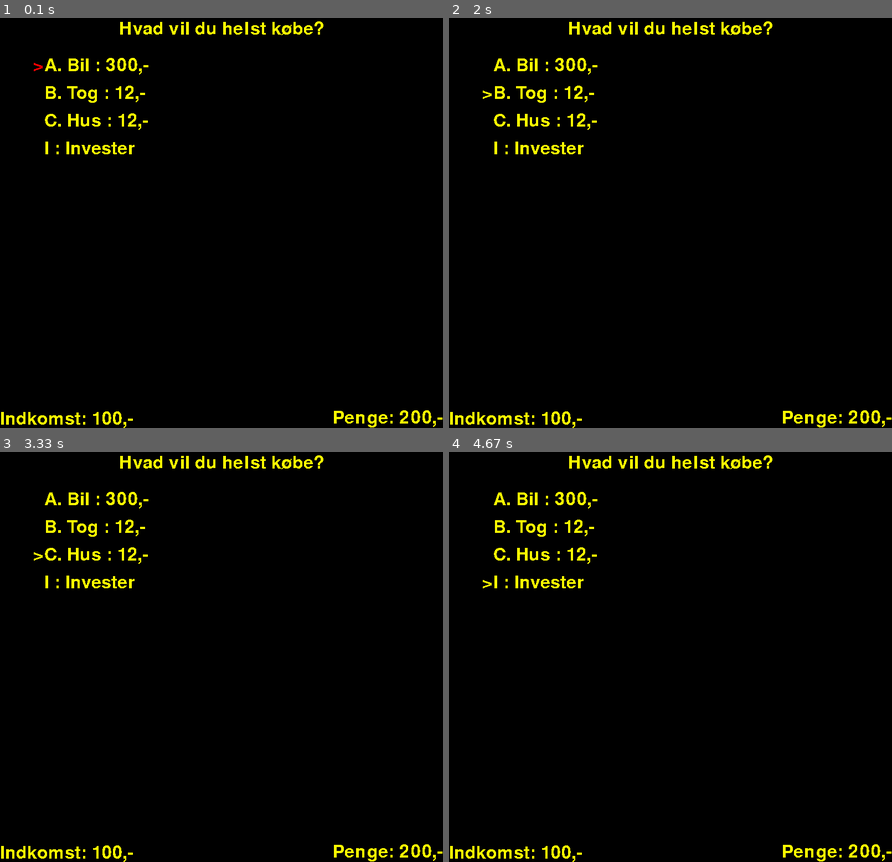
Above: before the commit, frames 1-4 (two rows, left to right).
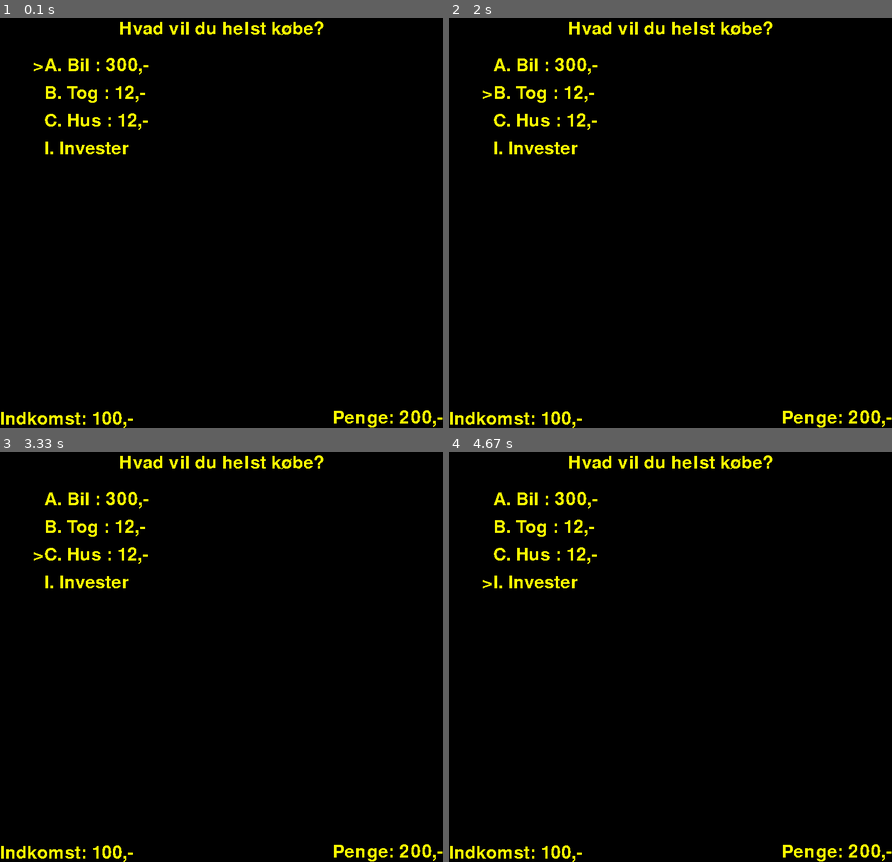
Above: after the commit, the same moments.

Repository: toke-dk/FIRE-game
Game: pygame game, started from main.py
Same seed, same stepped clock (60 frames per second), same inputs: the game is played once before the commit and once after it.
Inputs:
- Up to frame 1 (0.1 s): no input
- Up to frame 2 (2 s): tap A at 0.33 s; tap B at 1.67 s
- Up to frame 3 (3.33 s): tap C at 3 s
- Up to frame 4 (4.67 s): tap I at 4.43 s

The runs differ from the first frame. In frame 1, 0.2% of the frame differs, in the area x 7-31%, y 10-34%; in frame 2, 0.2%; in frame 3, 0.2%; in frame 4, 0.2%.

Commit message:
WIP: created a better version for the arrow, but without price

Diff:
--- a/main.py
+++ b/main.py
@@ -148,6 +148,7 @@
 c_color = (255,255,0)
 i_selected = False
 i_color = (255,255,0)
+arrow = {"is_selected" : True, "number" : 0, "color" : (255,255,0)}
 
 while running:
     for event in pygame.event.get():
@@ -179,39 +180,12 @@
         screen.blit(inkomst_tekst, inkomst_tekst_rect)
         screen.blit(question_text, question_text_rect)
 
-        if (a_selected):
-            if penge < quiz_set["valgmuligheder"][0]["pris"]:
-                a_color = (255, 0, 0)
-            a = font.render(f">", False, a_color)
-            a_rect = a.get_rect()
-
-            a_rect.topleft = (width // 10 - 20, height // 10 + 50 * 1)
-
-            screen.blit(a, a_rect)
-        elif (b_selected):
-            if penge < quiz_set["valgmuligheder"][1]["pris"]:
-                b_color = (255, 0, 0)
-            b = font.render(f">", False, b_color)
-            b_rect = b.get_rect()
-
-            b_rect.topleft = (width // 10 - 20, height // 10 + 50 * 2)
-
-            screen.blit(b, b_rect)
-        elif (c_selected):
-            if penge < quiz_set["valgmuligheder"][2]["pris"]:
-                c_color = (255, 0, 0)
-            b = font.render(f">", False, c_color)
-            b_rect = b.get_rect()
-            b_rect.topleft = (width // 10 - 20, height // 10 + 50 * 3)
-
-            screen.blit(b, b_rect)
-        elif (i_selected):
-            b = font.render(f">", False, i_color)
-            b_rect = b.get_rect()
-
-            b_rect.topleft = (width // 10 - 20, height // 10 + 50 * 4)
-
-            screen.blit(b, b_rect)
+        # the arrow
+        arrow_text = font.render(f">", False, arrow["color"])
+        arrow_text_rect = arrow_text.get_rect()
+        arrow_text_rect.topleft = (width // 10 - 20, height // 10 + 50 * (arrow["number"] + 1))
+        screen.blit(arrow_text, arrow_text_rect)
+
         # prints the options
         pos = 0
         for i in quiz_set["valgmuligheder"]:
@@ -221,7 +195,7 @@
             question_text_rect.topleft = (width // 10, height // 10 + pos)
             screen.blit(question_text, question_text_rect)
 
-        invester_tekst = font.render(f"I : Invester", False, (250, 250, 0))
+        invester_tekst = font.render(f"I. Invester", False, (250, 250, 0))
 
         invester_tekst_rect = invester_tekst.get_rect()
 
@@ -233,25 +207,15 @@
 
         if event.type == pygame.KEYDOWN and question_id != len(quiz_sets):
             if event.key == pygame.K_a:
-                a_selected = True
-                b_selected = False
-                c_selected = False
-                i_selected = False
+                arrow["number"] = 0
             if event.key == pygame.K_b:
-                a_selected = False
-                b_selected = True
-                c_selected = False
-                i_selected = False
+                arrow["number"] = 1
+
             if event.key == pygame.K_c:
-                a_selected = False
-                b_selected = False
-                c_selected = True
-                i_selected = False
+                arrow["number"] = 2
+
             if event.key == pygame.K_i:
-                a_selected = False
-                b_selected = False
-                c_selected = False
-                i_selected = True
+                arrow["number"] = 3
 
             if event.key == pygame.K_RETURN:
                 if a_selected and penge > quiz_set["valgmuligheder"][0]["pris"]:
